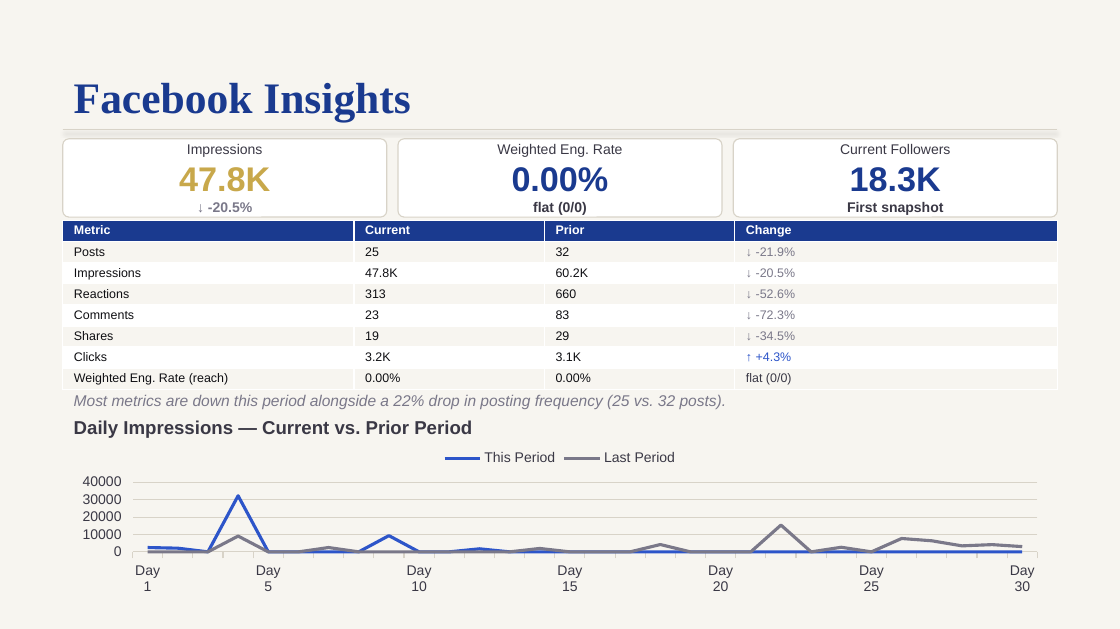
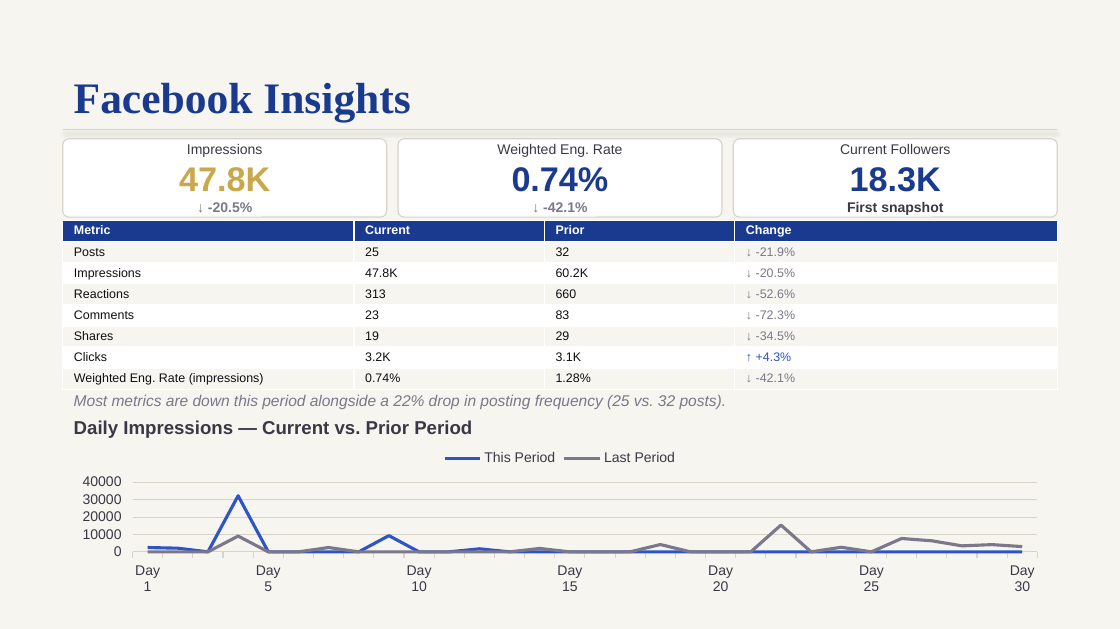
Before and after one commit to lakehousesocial-tech/ocean-crest-pier-monthly-report, a slide deck: slide 4 of Ocean Crest Pier Monthly Report — September 2026.pptx. Drawn at 1120x629 pixels with LibreOffice and Linux fonts; fonts in the diff are those of the drawing. Boxes give left, top, right and bottom in pixels: in the first picture for what was removed or moved away, otherwise in the second. Text is boxed around its words. In the diff, an @@ line names an element or a change of style, - is before the commit and + after.

```diff
--- a/Ocean Crest Pier Monthly Report — September 2026.pptx
+++ b/Ocean Crest Pier Monthly Report — September 2026.pptx
@@ text in rounded rectangle at box(512, 167, 609, 212): text changed; text colour #3A3845 to #7A7889 @@
-0.00%
-flat (0/0)
+0.74%
+↓ -42.1%
@@ table at box(63, 221, 1057, 389) @@
-row 8: Weighted Eng. Rate (reach) | 0.00% | 0.00% | flat (0/0)
+row 8: Weighted Eng. Rate (impressions) | 0.74% | 1.28% | ↓ -42.1%
```
Also in this commit, not shown: 2 other slides changed, 3 other files.
